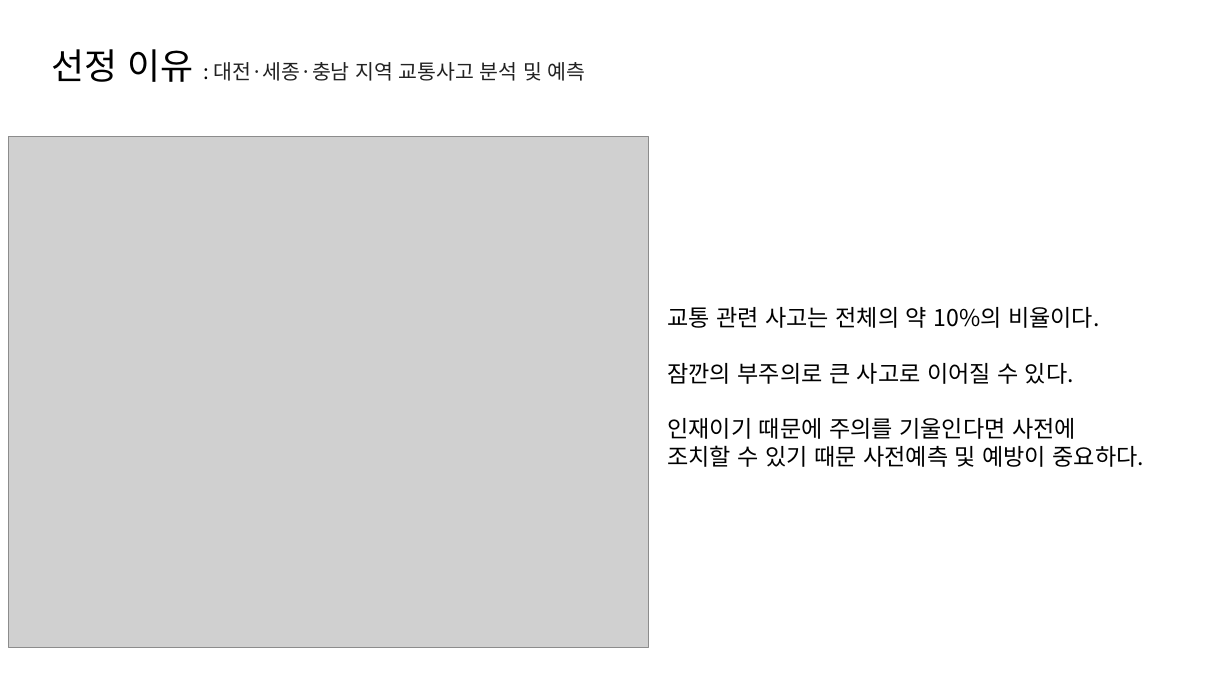
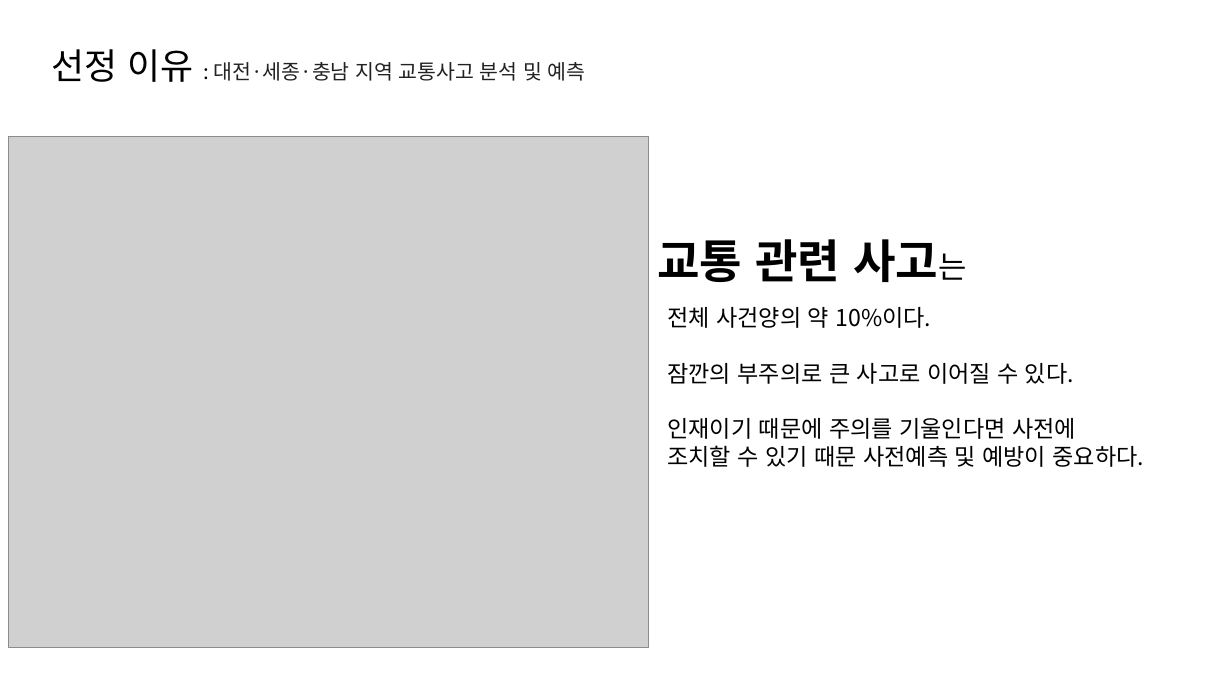
Before and after one commit to Dev1120/ForPolice, a slide deck: slide 2 of lsg/0209 정리 ing.pptx. Drawn at 1232x693 pixels with LibreOffice and Linux fonts; fonts in the diff are those of the drawing; grey boxes stand for pictures. Boxes give left, top, right and bottom in pixels: in the first picture for what was removed or moved away, otherwise in the second. Text is boxed around its words. In the diff, an @@ line names an element or a change of style, - is before the commit and + after.

Commit message:
재업로드

```diff
--- a/lsg/0209 정리 ing.pptx
+++ b/lsg/0209 정리 ing.pptx
@@ text added at <box>657,239,966,282</box>, 36 pt, text #000000, bold @@
+교통 관련 사고는
@@ text at <box>667,307,932,328</box>: text changed @@
-교통 관련 사고는 전체의 약 10%의 비율이다.
+전체 사건양의 약 10%이다.
```
